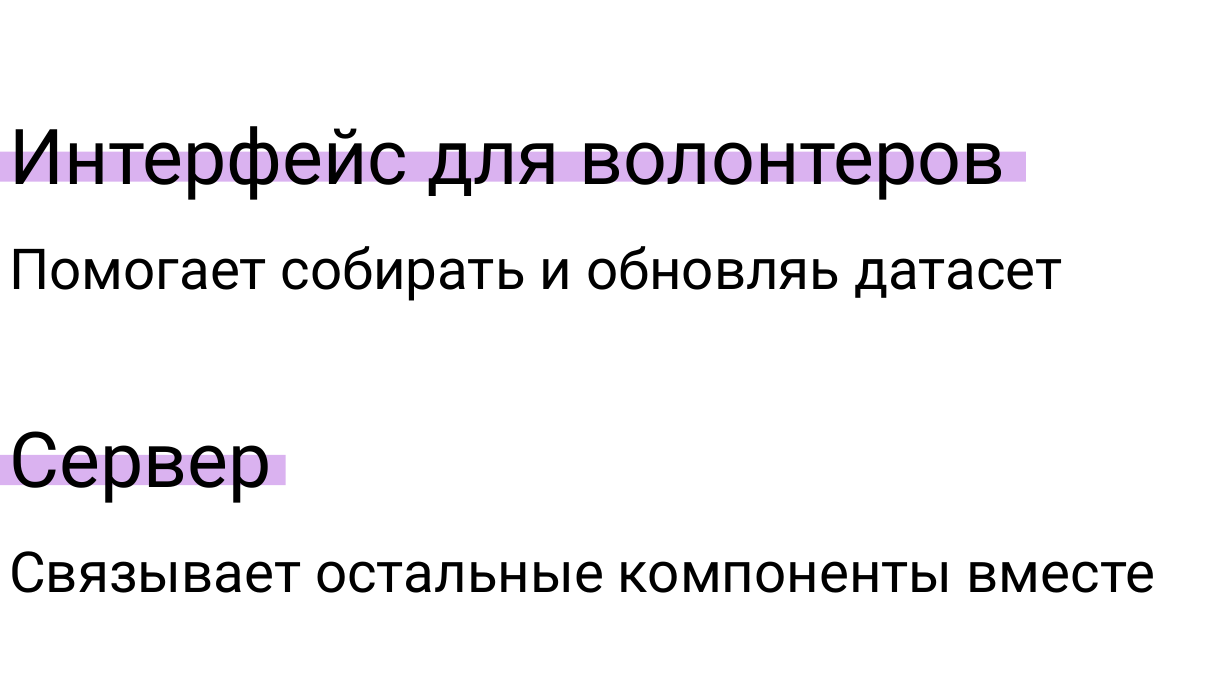
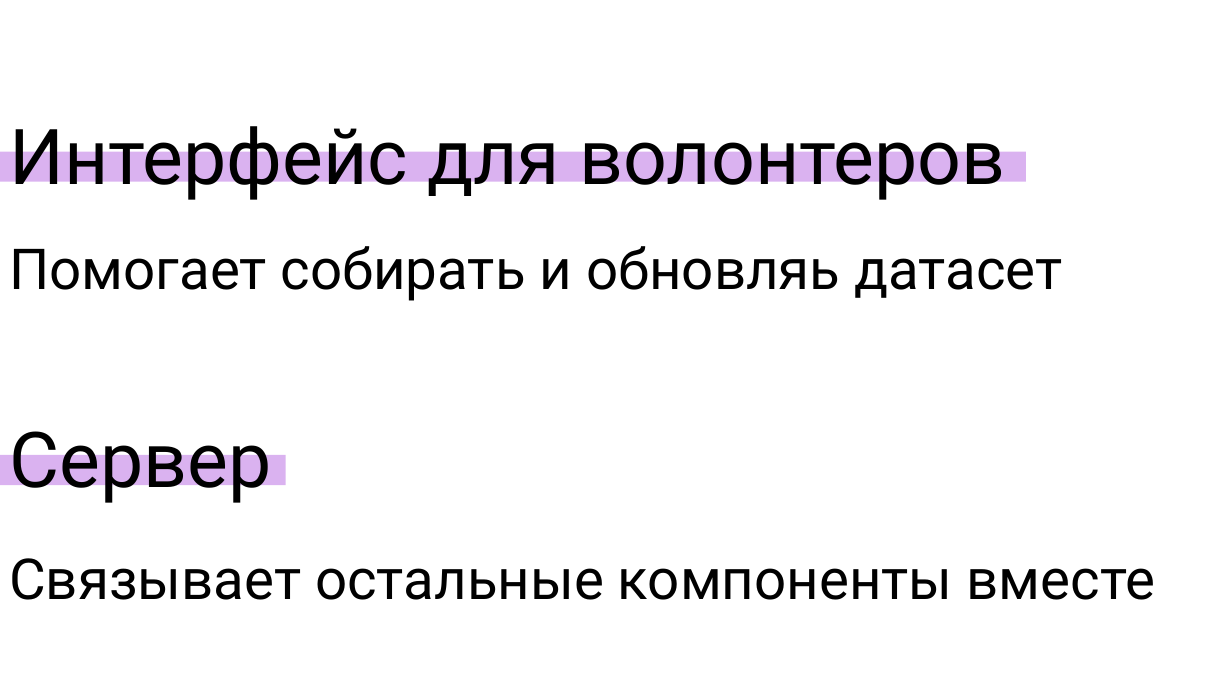
Before and after one commit to VsevolodTrofimov/veil, a slide deck: slide 20 of Veil2.pptx. Drawn at 1232x693 pixels with LibreOffice and Linux fonts; fonts in the diff are those of the drawing. Boxes give left, top, right and bottom in pixels: in the first picture for what was removed or moved away, otherwise in the second. Text is boxed around its words. In the diff, an @@ line names an element or a change of style, - is before the commit and + after.

```diff
--- a/Veil2.pptx
+++ b/Veil2.pptx
@@ text "Связывает остальные компоненты вместе": place and size @@
-text "Связывает остальные компоненты вместе" at bbox=[9, 551, 1156, 593]
+text "Связывает остальные компоненты вместе" at bbox=[9, 558, 1156, 600]
```
Also in this commit, not shown: 1 other slide changed, 3 other files.
